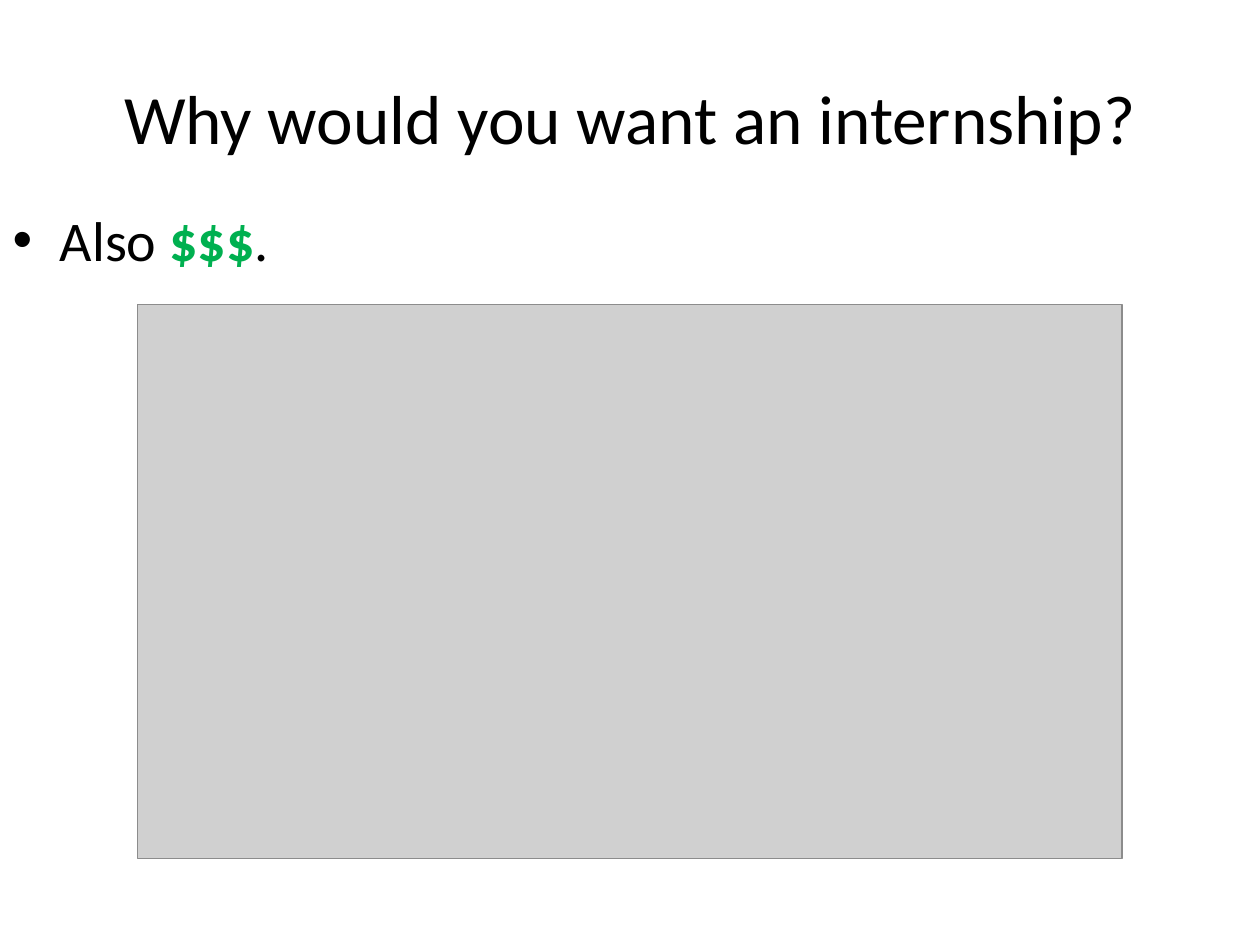
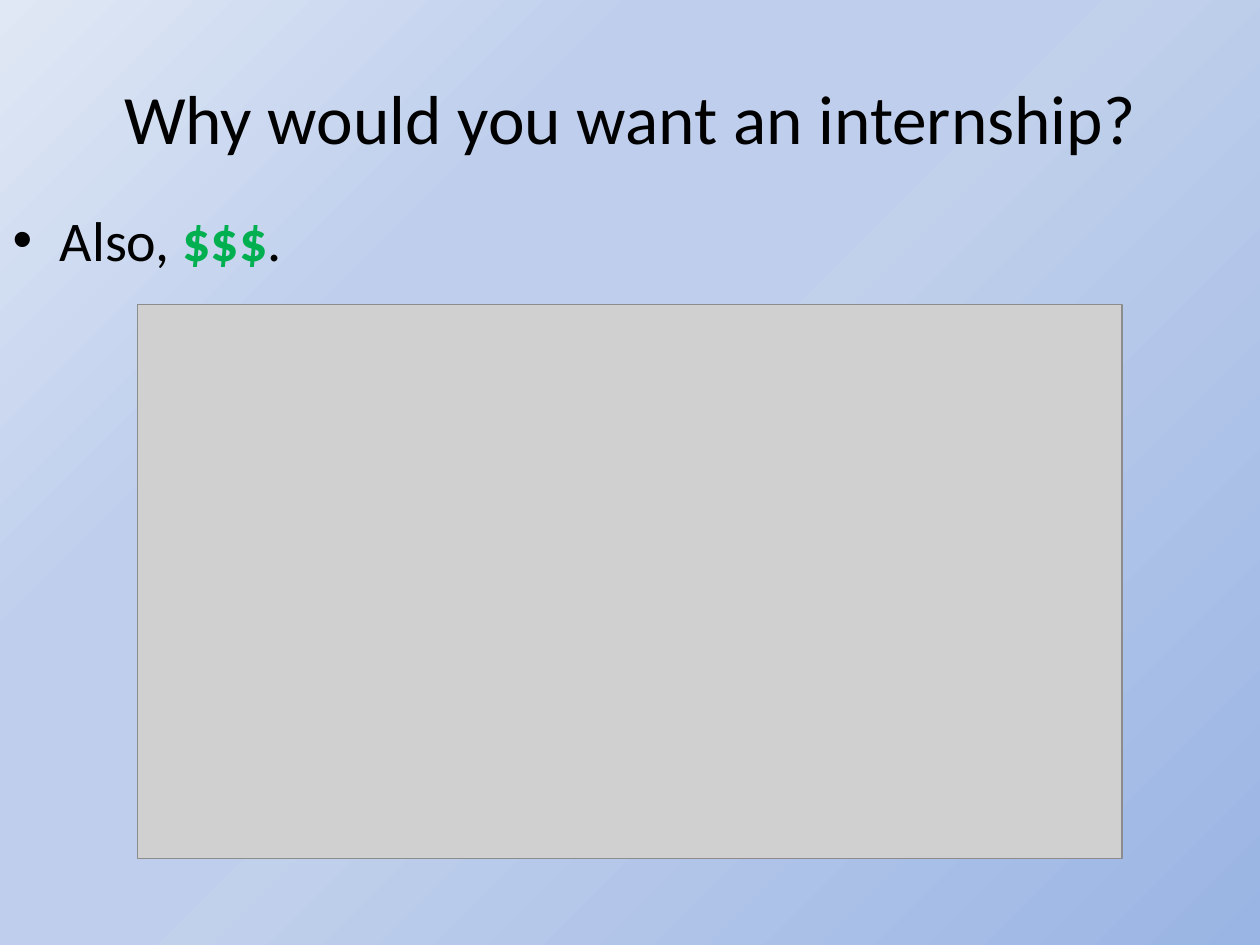
Before and after one commit to BarkleyBG/BSA_info, a slide deck: slide 4 of BSA Internship Workshop 2016 Slides.pptx. Drawn at 1260x945 pixels with LibreOffice and Linux fonts; fonts in the diff are those of the drawing; grey boxes stand for pictures. Boxes give left, top, right and bottom in pixels: in the first picture for what was removed or moved away, otherwise in the second. Text is boxed around its words. In the diff, an @@ line names an element or a change of style, - is before the commit and + after.

```diff
--- a/BSA Internship Workshop 2016 Slides.pptx
+++ b/BSA Internship Workshop 2016 Slides.pptx
@@ background #FFFFFF to gradient #9AB5E4 to #C2D1ED to #BECEEC to #E1E8F5 @@
@@ text at bbox=[60, 222, 170, 268]: text changed @@
-• Also $$$.
+• Also, $$$.
```
Also in this commit, not shown: 36 other slides changed, 4 slides added.
